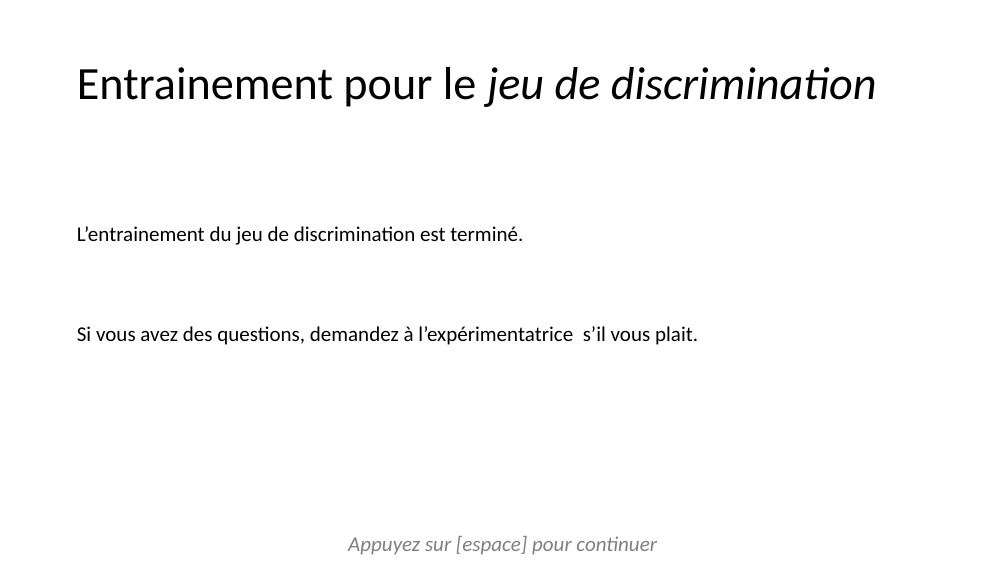
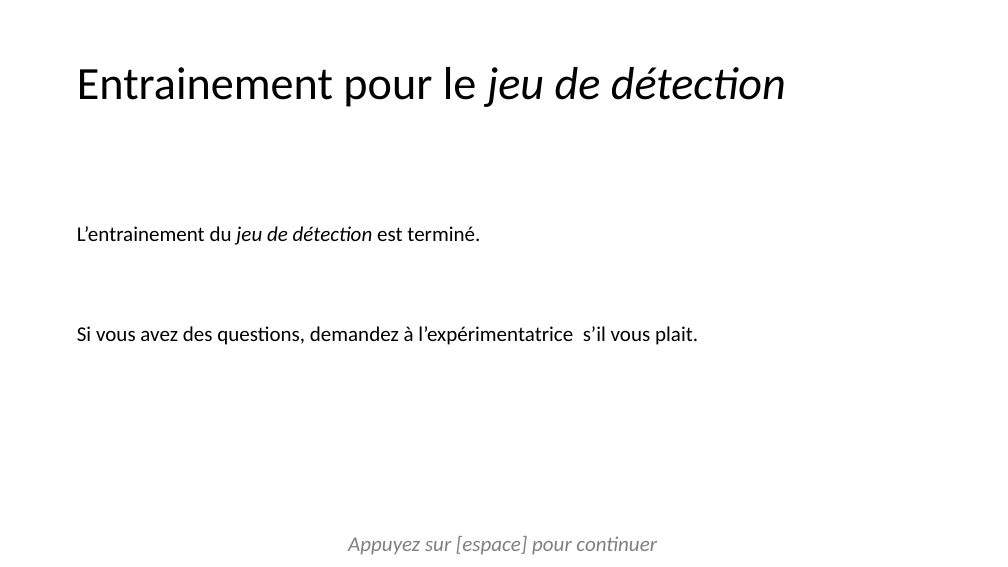
Before and after one commit to jusporrer/Emotion_regulation, a slide deck: slide 11 of instructions/instructionsDiapo.pptx (slide 9 before the commit). Drawn at 1008x567 pixels with LibreOffice and Linux fonts; fonts in the diff are those of the drawing. Boxes give left, top, right and bottom in pixels: in the first picture for what was removed or moved away, otherwise in the second. Text is boxed around its words. In the diff, an @@ line names an element or a change of style, - is before the commit and + after.

```diff
--- a/instructions/instructionsDiapo.pptx
+++ b/instructions/instructionsDiapo.pptx
@@ title at box(77, 67, 786, 107): text changed; italic off @@
-Entrainement pour le jeu de discrimination
+Entrainement pour le jeu de détection
@@ text at box(77, 226, 480, 245): text changed @@
-L’entrainement du jeu de discrimination est terminé.
+L’entrainement du jeu de détection est terminé.
```
Also in this commit, not shown: 14 other slides changed, 2 slides added, 35 other files.
